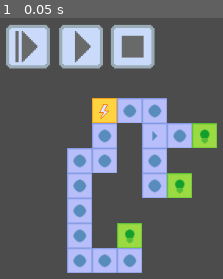
Above: before the commit, frame 1.
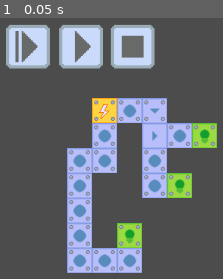
Above: after the commit, the same moment.

Repository: AdamsMcCall/TheCircuit
Game: Godot game, scene res://WorldTest.tscn
Two runs of this game, one before a commit and one after it. Both use one fixed random seed, a clock stepped at 60 frames per second and the inputs below.
Inputs:
- Up to frame 1 (0.05 s): no input

The runs differ from the first frame. In frame 1, 2.2% of the frame differs, in the area x 30-97%, y 31-97%.

Commit message:
Added screws for fixed blocks

Diff:
--- a/entities/Block.gd
+++ b/entities/Block.gd
@@ -3,17 +3,20 @@
 var current_flowing = false
 var current_cooldown = 0
 var block_rotation = 0
+var is_fixed = true
 
 var block_type = BlockEnum.TYPE.empty
 
 onready var sprite = $Sprite
 onready var animplayer = $AnimationPlayer
+onready var screws_sprite = $Screws
 
 # Called when the node enters the scene tree for the first time.
 func _ready():
 	_update_texture()
 
 func _process(delta):
+	screws_sprite.visible = is_fixed
 	if Input.is_action_just_pressed("left_click"):
 		var mouse_position = get_global_mouse_position()
 		if mouse_position.x > global_position.x - 16 * scale.x \
@@ -24,6 +27,7 @@
 			or block_type == BlockEnum.TYPE.flowUp
 			or block_type == BlockEnum.TYPE.flowLeft
 			or block_type == BlockEnum.TYPE.flowRight) \
+			and !is_fixed \
 			and !get_parent().has_started:
 				block_rotation += 1
 				if block_rotation > 3:
--- a/entities/Block.tscn
+++ b/entities/Block.tscn
@@ -1,7 +1,8 @@
-[gd_scene load_steps=5 format=2]
+[gd_scene load_steps=6 format=2]
 
 [ext_resource path="res://assets/images/block_generator.png" type="Texture" id=1]
 [ext_resource path="res://entities/Block.gd" type="Script" id=2]
+[ext_resource path="res://assets/images/screws.png" type="Texture" id=3]
 
 [sub_resource type="Animation" id=1]
 resource_name = "off"
@@ -46,3 +47,6 @@
 [node name="AnimationPlayer" type="AnimationPlayer" parent="."]
 anims/off = SubResource( 1 )
 anims/on = SubResource( 2 )
+
+[node name="Screws" type="Sprite" parent="."]
+texture = ExtResource( 3 )
--- a/entities/Circuit.gd
+++ b/entities/Circuit.gd
@@ -23,8 +23,9 @@
 	map.resize(width * height)
 	_add_block_at(BlockEnum.TYPE.generator, 1, 1)
 	_add_block_at(BlockEnum.TYPE.flow, 2, 1)
-	_add_block_at(BlockEnum.TYPE.flow, 3, 1)
-	_add_block_at(BlockEnum.TYPE.flowRight, 3, 2)
+	_add_block_at(BlockEnum.TYPE.flowDown, 3, 1)
+	var diode = _add_block_at(BlockEnum.TYPE.flowRight, 3, 2)
+	diode.is_fixed = false
 	_add_block_at(BlockEnum.TYPE.flow, 3, 3)
 	_add_block_at(BlockEnum.TYPE.flow, 3, 4)
 	_add_block_at(BlockEnum.TYPE.output, 4, 4)
@@ -52,6 +53,7 @@
 	connect("tick", block, "_on_tick")
 	map[x + y * width] = block
 	add_child(block)
+	return block
 
 func _on_Timer_timeout():
 	update_map()
Binary file added: assets/aseprite/screws.aseprite
Binary file added: assets/images/screws.png
Not shown, added: assets/images/screws.png.import
